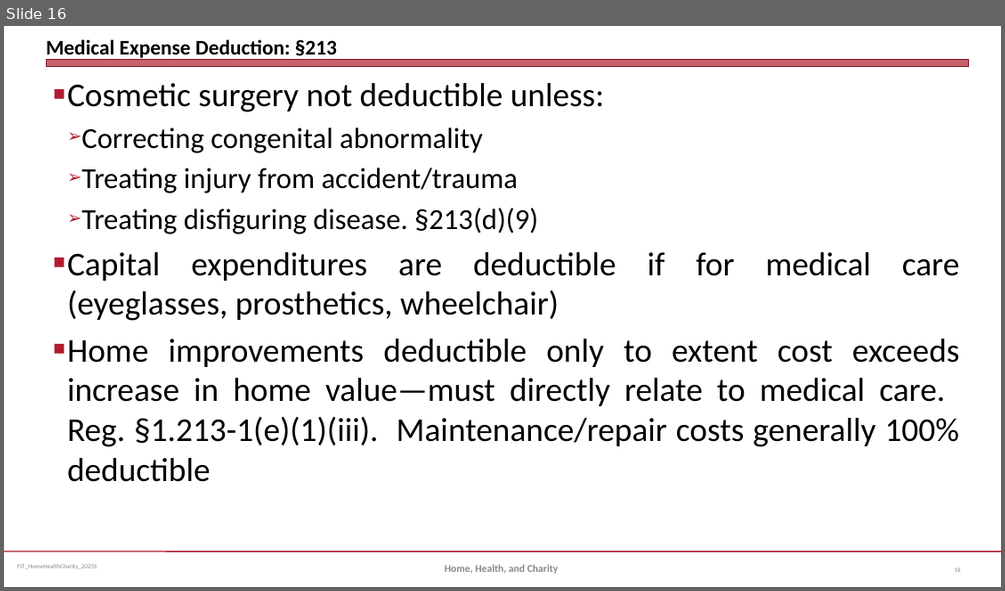
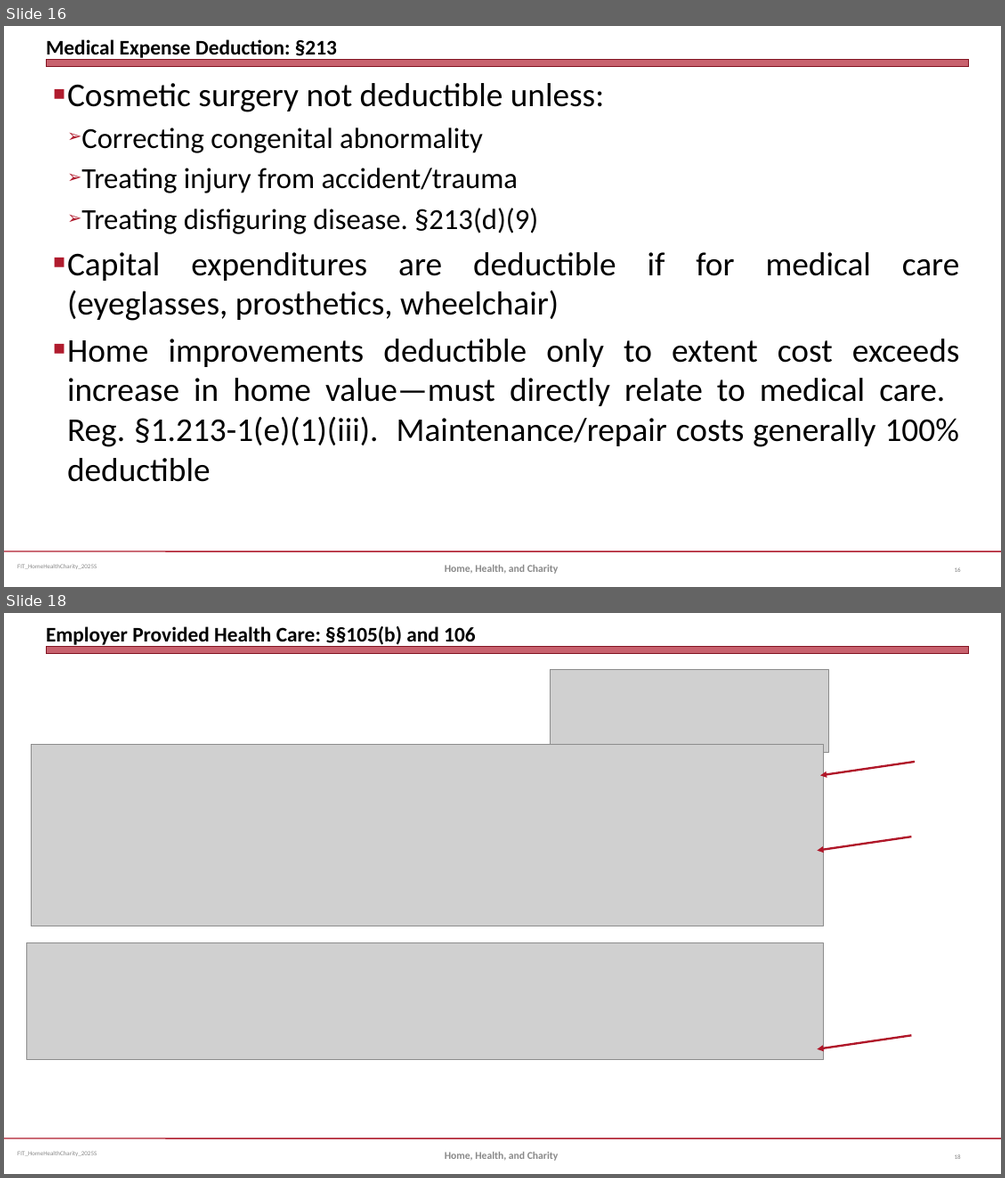
Before and after one commit to jmc877/Fed-Income-Tax, a slide deck: slides/FIT_HomeHealthCharity_2025S.pptx. Shown one above the other, each under a label of ours: slide 16 before the commit, slides 16 and 18 after it; the slides between them are not shown. The pictures are 1005x591 and 1005x1178 pixels, drawn with LibreOffice and Linux fonts; fonts in the diff are those of the drawing; grey boxes stand for pictures. Boxes give left, top, right and bottom in pixels: in the first picture for what was removed or moved away, otherwise in the second. Text is boxed around its words. In the diff, an @@ line names an element or a change of style, - is before the commit and + after.

```diff
--- a/slides/FIT_HomeHealthCharity_2025S.pptx
+++ b/slides/FIT_HomeHealthCharity_2025S.pptx
@@ slide 18 added at [4,613,1001,1174], background #FFFFFF; not listed: 3 template elements that a slide beside it also shows @@
@@ title added at [46,626,475,647], 20 pt, text #000000, bold @@
+Employer Provided Health Care: §§105(b) and 106
@@ picture added at [550,670,829,752] @@
@@ picture added at [32,745,825,926] @@
@@ arrow added from (914, 762) to (821, 775), #B0182A 2 pt @@
@@ arrow added from (912, 836) to (817, 850), #B0182A 2 pt @@
@@ picture added at [27,943,825,1060] @@
@@ arrow added from (912, 1036) to (817, 1049), #B0182A 2 pt @@
@@ text added at [445,1151,558,1160], 10 pt, text #898989, bold @@
+Home, Health, and Charity
@@ page number added at [955,1154,961,1159], 6 pt, text #808080 @@
+18
```
Also in this commit, not shown: 1 other slide added.
